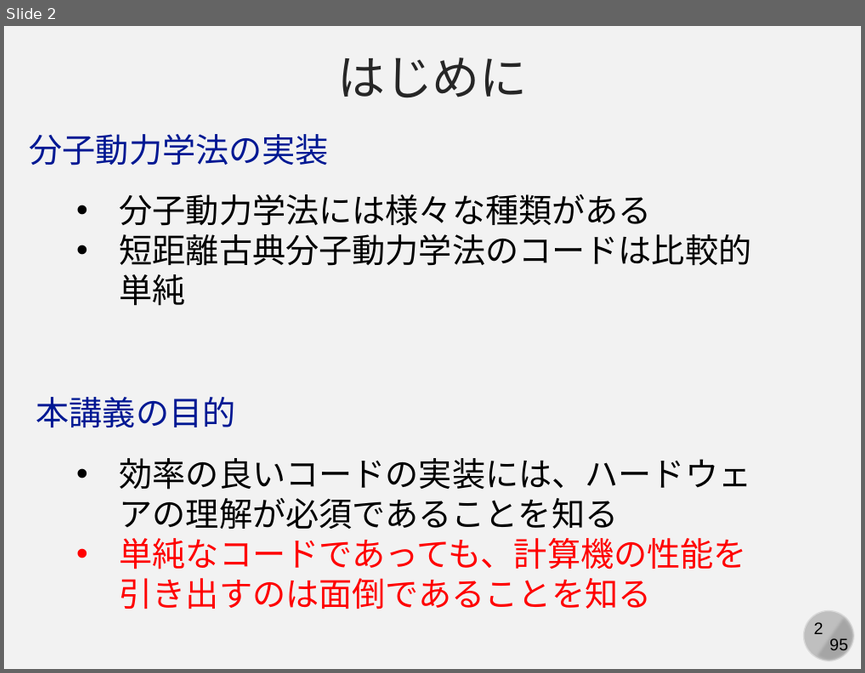
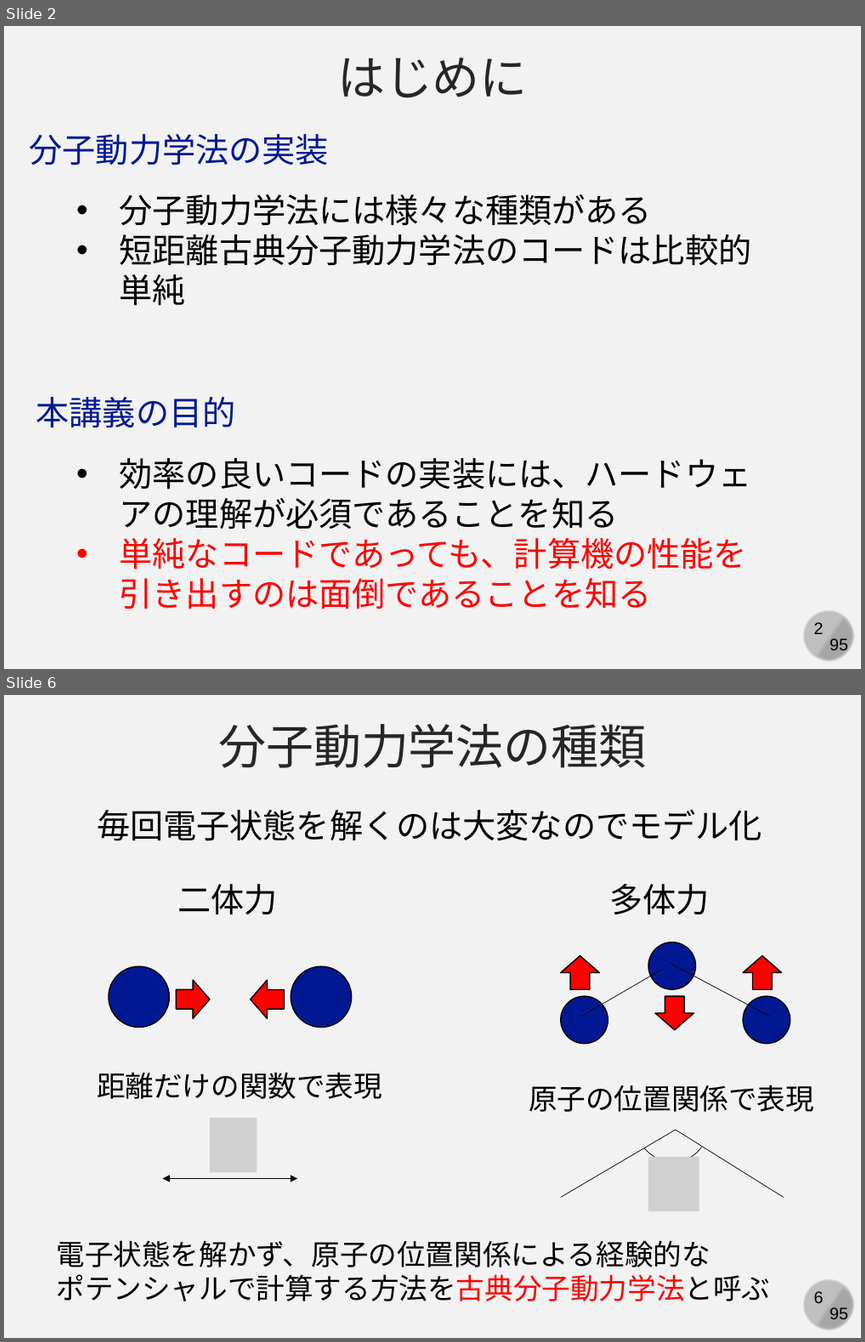
Before and after one commit to kaityo256/simulation_engineering, a slide deck: 07_md_implementation/simulation07.pptx. Shown one above the other, each under a label of ours: slide 2 before the commit, slides 2 and 6 after it; the slides between them are not shown. The pictures are 865x673 and 865x1342 pixels, drawn with LibreOffice and Linux fonts; fonts in the diff are those of the drawing; grey boxes stand for pictures. Boxes give left, top, right and bottom in pixels: in the first picture for what was removed or moved away, otherwise in the second. Text is boxed around its words. In the diff, an @@ line names an element or a change of style, - is before the commit and + after.

```diff
--- a/07_md_implementation/simulation07.pptx
+++ b/07_md_implementation/simulation07.pptx
@@ slide 6 added at bbox=[4, 695, 861, 1338], background #F2F2F2; not listed: 4 template elements that a slide beside it also shows @@
@@ text added at bbox=[218, 724, 647, 768], 40 pt, text #262626 @@
+分子動力学法の種類
@@ text added at bbox=[97, 810, 762, 841], 28 pt, text #000000 @@
+毎回電子状態を解くのは大変なのでモデル化
@@ text added at bbox=[177, 884, 277, 914], 28 pt, text #000000 @@
+二体力
@@ text added at bbox=[609, 884, 709, 914], 28 pt, text #000000 @@
+多体力
@@ ellipse added at bbox=[648, 941, 695, 989], fill #011893, outline #000000 1 pt @@
@@ ellipse added at bbox=[109, 967, 170, 1027], fill #011893, outline #000000 1 pt @@
@@ ellipse added at bbox=[291, 967, 352, 1027], fill #011893, outline #000000 1 pt @@
@@ right arrow added at bbox=[560, 955, 599, 989], fill #FF0000, outline #000000 1 pt @@
@@ line added from (662, 970) to (580, 1016), #000000 0.5 pt @@
@@ line added from (770, 1016) to (669, 962), #000000 0.5 pt @@
@@ right arrow added at bbox=[743, 955, 781, 989], fill #FF0000, outline #000000 1 pt @@
@@ right arrow added at bbox=[177, 980, 210, 1018], fill #FF0000, outline #000000 1 pt @@
@@ right arrow added at bbox=[250, 980, 284, 1018], fill #FF0000, outline #000000 1 pt @@
@@ ellipse added at bbox=[561, 996, 608, 1043], fill #011893, outline #000000 1 pt @@
@@ right arrow added at bbox=[655, 996, 693, 1029], fill #FF0000, outline #000000 1 pt @@
@@ ellipse added at bbox=[743, 996, 789, 1043], fill #011893, outline #000000 1 pt @@
@@ text added at bbox=[97, 1072, 382, 1099], 24 pt, text #000000 @@
+距離だけの関数で表現
@@ text added at bbox=[528, 1084, 814, 1111], 24 pt, text #000000 @@
+原子の位置関係で表現
@@ picture added at bbox=[210, 1117, 256, 1172] @@
@@ double arrow added from (162, 1179) to (298, 1179), #000000 0.5 pt @@
@@ group added at bbox=[561, 1075, 783, 1212]: 2 lines, 1 arc (boxed as its full ellipse), 1 picture @@
@@ text added at bbox=[56, 1240, 770, 1301], 24 pt, text #000000 @@
+電子状態を解かず、原子の位置関係による経験的な
+ポテンシャルで計算する方法を古典分子動力学法と呼ぶ
```
Also in this commit, not shown: 2 slides changed, 5 other slides added, 1 slide removed.
